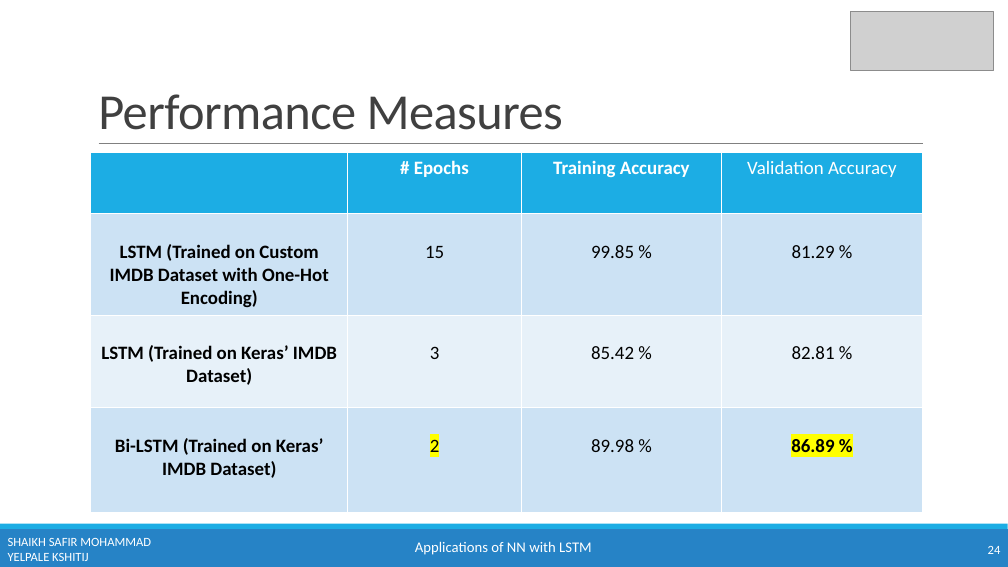
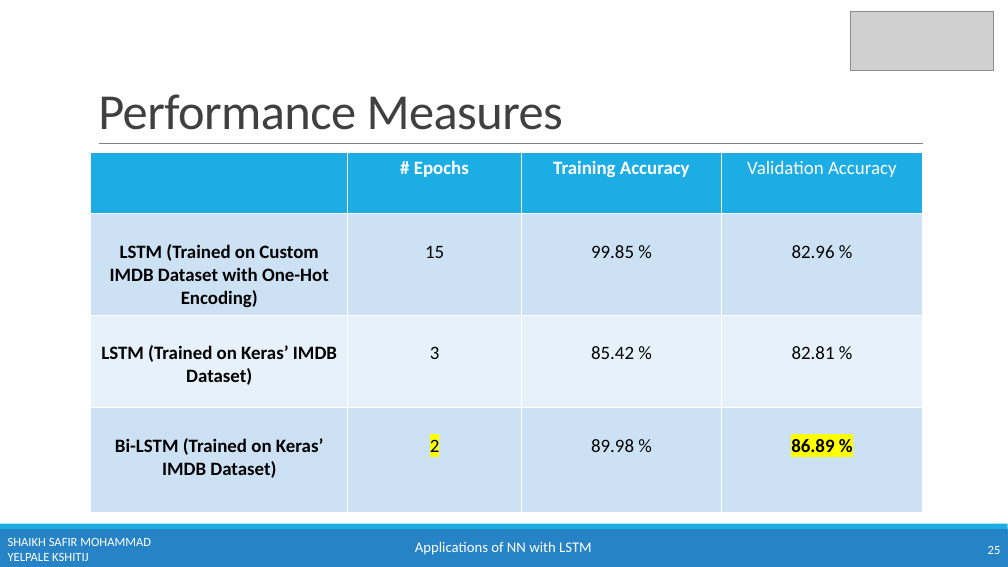
Before and after one commit to kshitijyelpale/LFD-Application-of-NN-in-LSTM, a slide deck: slide 25 of Documentation/LSTM Presentation.pptx (slide 24 before the commit). Drawn at 1008x567 pixels with LibreOffice and Linux fonts; fonts in the diff are those of the drawing; grey boxes stand for pictures. Boxes give left, top, right and bottom in pixels: in the first picture for what was removed or moved away, otherwise in the second. Text is boxed around its words. In the diff, an @@ line names an element or a change of style, - is before the commit and + after.

```diff
--- a/Documentation/LSTM Presentation.pptx
+++ b/Documentation/LSTM Presentation.pptx
@@ table at [91,153,922,513] @@
-row 2, column 4: 81.29 %
+row 2, column 4: 82.96 %
@@ page number at [988,546,1001,554]: text changed @@
-24
+25
```
Also in this commit, not shown: 14 other slides changed, 1 slide added.
